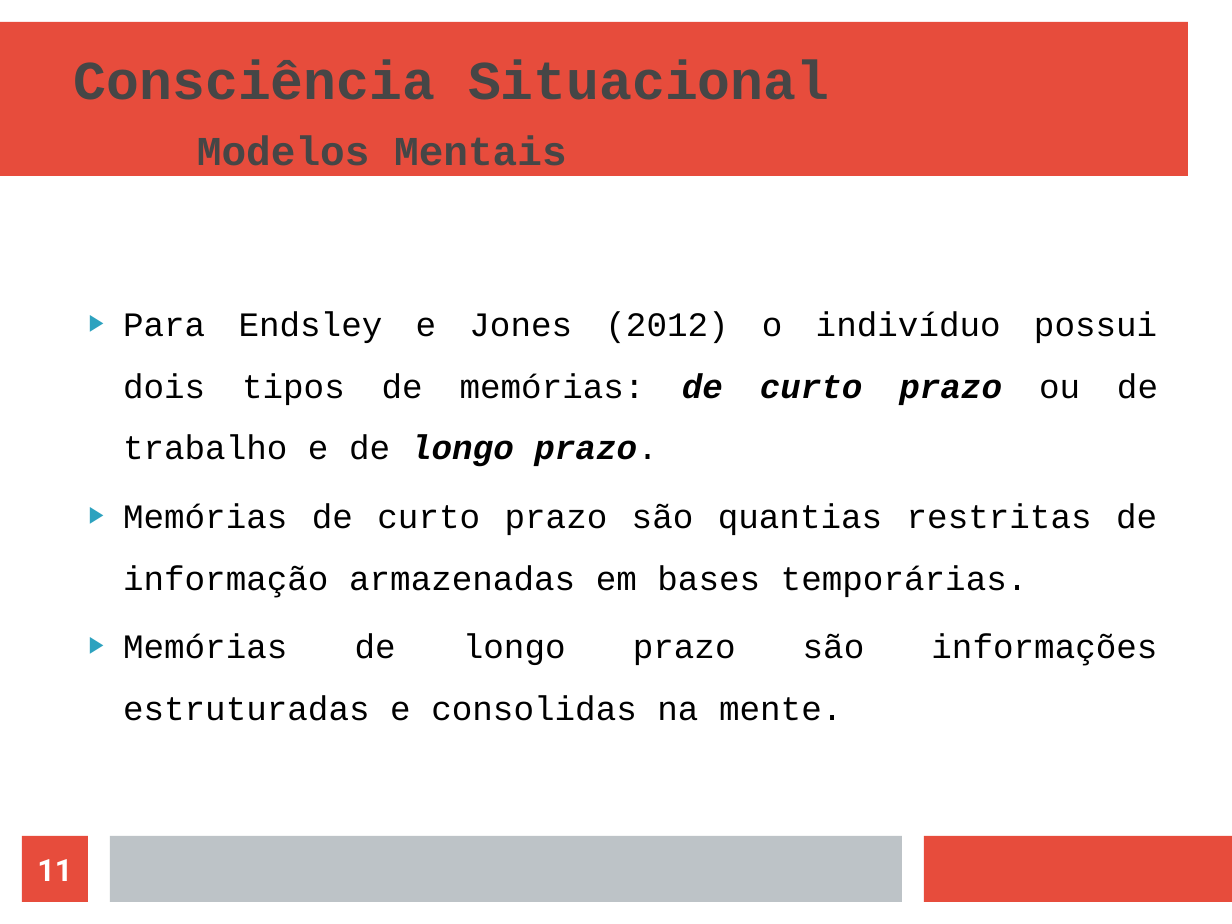
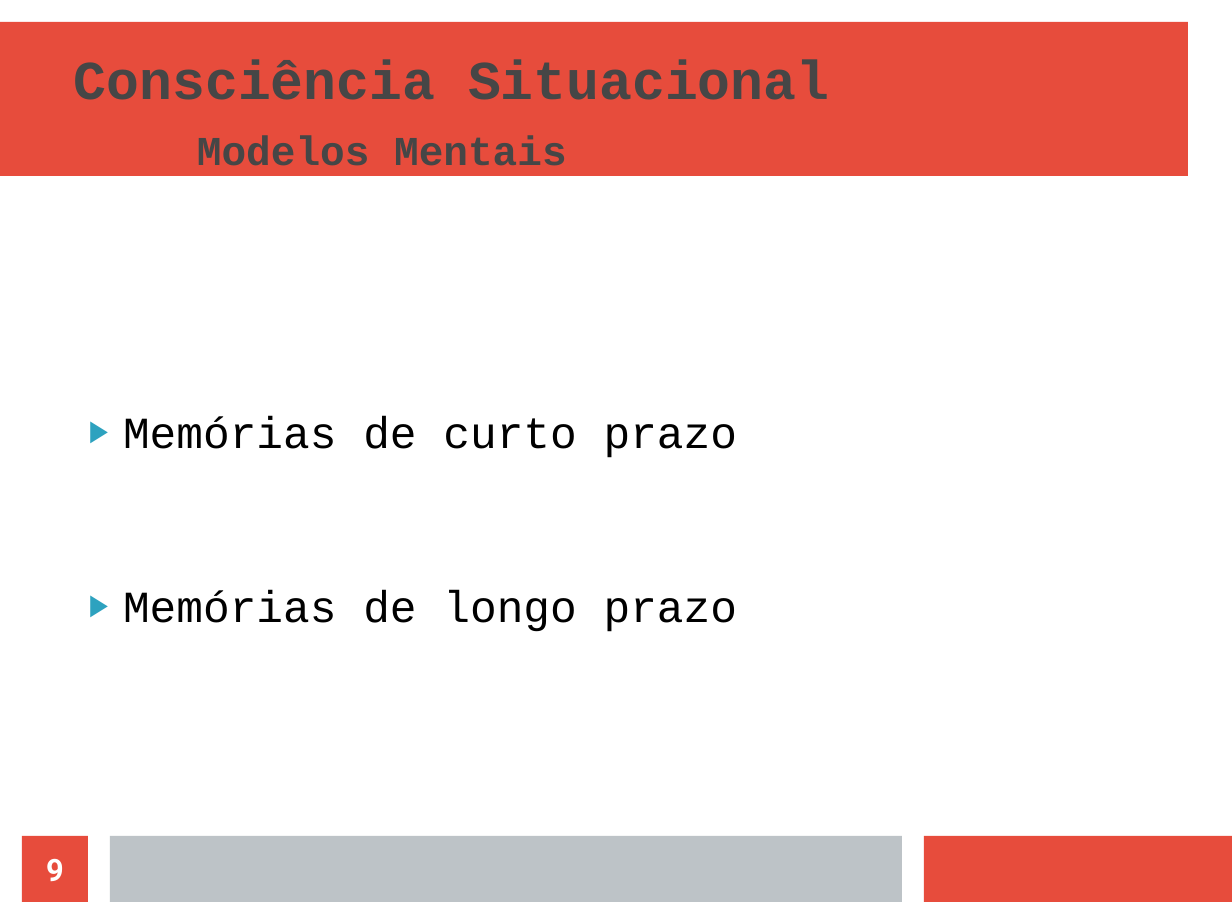
Before and after one commit to naninmartins/TCC-Modelo-de-AVA-com-CS-e-MDE, a slide deck: slide 9 of MODELO DE APOIO AO ENSINO EM AMBIENTES VIRTUAIS - APRESENTAÇÃO (linux).odp (slide 11 before the commit). Drawn at 1232x924 pixels with LibreOffice and Linux fonts; fonts in the diff are those of the drawing. Boxes give left, top, right and bottom in pixels: in the first picture for what was removed or moved away, otherwise in the second. Text is boxed around its words. In the diff, an @@ line names an element or a change of style, - is before the commit and + after.

```diff
--- a/MODELO DE APOIO AO ENSINO EM AMBIENTES VIRTUAIS - APRESENTAÇÃO (linux).odp
+++ b/MODELO DE APOIO AO ENSINO EM AMBIENTES VIRTUAIS - APRESENTAÇÃO (linux).odp
@@ text at (123, 417, 737, 632): text changed; size 20 to 26 pt @@
-▶ Para Endsley e Jones (2012) o indivíduo possui dois tipos de memórias: de curto prazo ou de trabalho e de longo prazo.
-▶ Memórias de curto prazo são quantias restritas de informação armazenadas em bases temporárias.
-▶ Memórias de longo prazo são informações estruturadas e consolidas na mente.
+▶ Memórias de curto prazo
+▶ Memórias de longo prazo
@@ page number at (46, 859, 64, 881): text changed @@
-11
+9
```
Also in this commit, not shown: 13 other slides changed, 2 slides removed, 1 other file.
